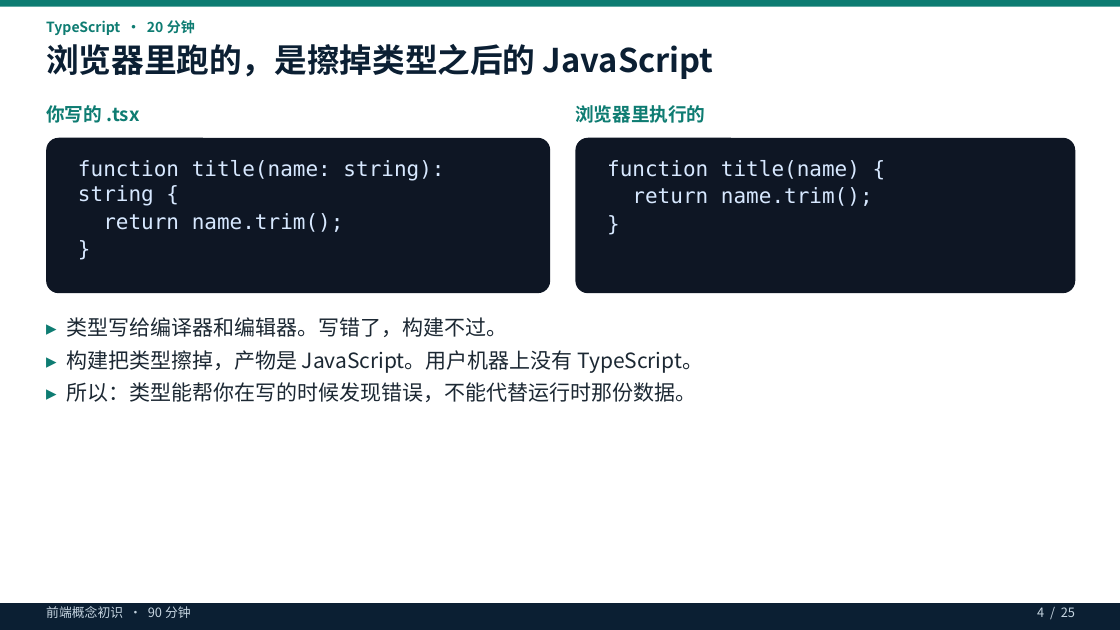
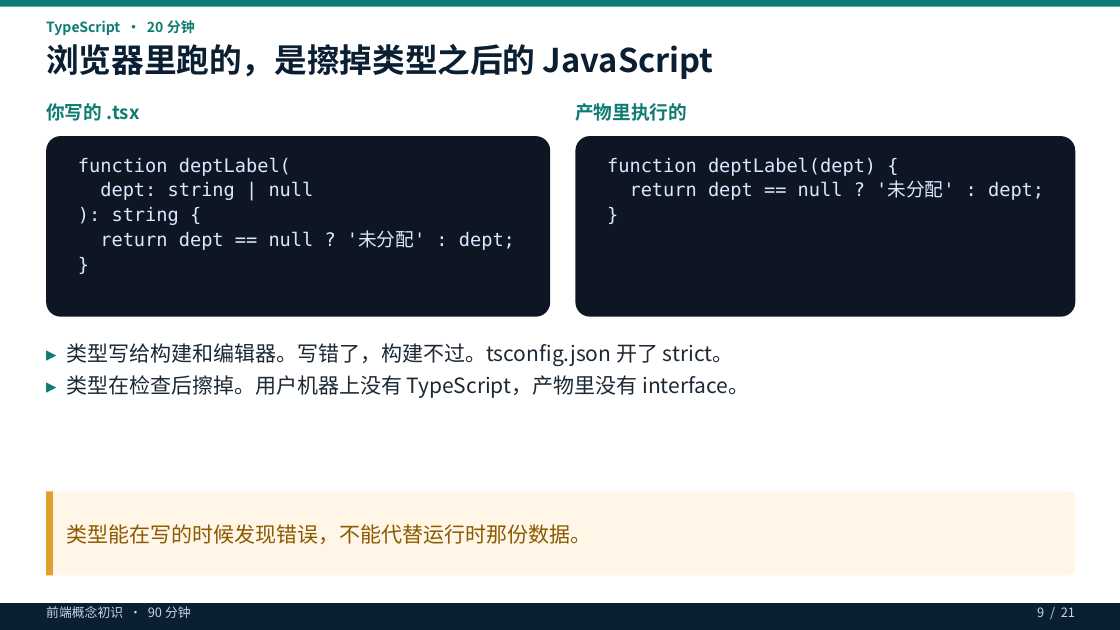
Before and after one commit to shangwanzheng/self-study, a slide deck: slide 9 of 前端概念初识.pptx (slide 2 before the commit). Drawn at 1120x630 pixels with LibreOffice and Linux fonts; fonts in the diff are those of the drawing. Boxes give left, top, right and bottom in pixels: in the first picture for what was removed or moved away, otherwise in the second. Text is boxed around its words. In the diff, an @@ line names an element or a change of style, - is before the commit and + after.

```diff
--- a/前端概念初识.pptx
+++ b/前端概念初识.pptx
@@ text at box(575, 103, 687, 121): text changed @@
-浏览器里执行的
+产物里执行的
@@ rounded rectangle: place and size @@
-rounded rectangle at box(46, 138, 550, 293)
+rounded rectangle at box(46, 136, 550, 317)
@@ rounded rectangle: place and size @@
-rounded rectangle at box(576, 138, 1075, 293)
+rounded rectangle at box(576, 136, 1075, 317)
@@ text "function deptLabel(" at box(78, 157, 515, 250): size 18 to 16 pt in "}" @@
@@ text at box(78, 157, 515, 250): text changed; size 18 to 16 pt @@
-function title(name: string): string {
-return name.trim();
+function deptLabel(
+dept: string | null
+): string {
+return dept == null ? '未分配' : dept;
@@ text "function deptLabel(dept) {" at box(607, 157, 1044, 200): size 18 to 16 pt in "}" @@
@@ text at box(607, 157, 1044, 200): text changed; size 18 to 16 pt @@
-function title(name) {
-return name.trim();
+function deptLabel(dept) {
+return dept == null ? '未分配' : dept;
@@ text at box(66, 343, 749, 398): text changed @@
-▸ 类型写给编译器和编辑器。写错了，构建不过。
-▸ 构建把类型擦掉，产物是 JavaScript。用户机器上没有 TypeScript。
-▸ 所以：类型能帮你在写的时候发现错误，不能代替运行时那份数据。
+▸ 类型写给构建和编辑器。写错了，构建不过。tsconfig.json 开了 strict。
+▸ 类型在检查后擦掉。用户机器上没有 TypeScript，产物里没有 interface。
@@ rounded rectangle added at box(46, 492, 1075, 576), fill #FFF6E8 @@
@@ rectangle added at box(46, 492, 53, 576), fill #E0A030 @@
@@ text added at box(66, 524, 591, 544), 18 pt, text #8A5A00 @@
+类型能在写的时候发现错误，不能代替运行时那份数据。
@@ text at box(1037, 607, 1075, 617): text changed @@
-4 / 25
+9 / 21
```
Also in this commit, not shown: 11 other slides changed, 9 slides added, 11 slides removed, 59 other files.
